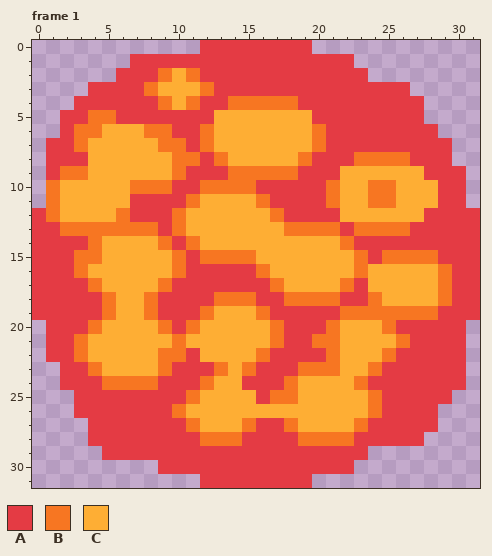
A pixel-art file gets an edit: raw/environment-spot.aseprite. Above, as it was before the edit.
32x32 pixels, 1 frame. Shown: frame 1. The commit also changed other frames, which this record leaves out.
Visible layers, top first: "firespots yellow", "firespots", "firebg".
Palette (. is transparent): A #e43b44  B #f77622  C #feae34
Pixels before, frame 1, first column x 0:
 0 ............AAAAAAAA............
 1 .......AAAAAAAAAAAAAAAA.........
 2 ......AAABCBAAAAAAAAAAAA........
 3 ....AAAABCCCBAAAAAAAAAAAAAA.....
 4 ...AAAAAABCBAABBBBBAAAAAAAAA....
 5 ..AABBAAAAAAACCCCCCCAAAAAAAA....
 6 ..ABBCCCBBAABCCCCCCCBAAAAAAAA...
 7 .AABCCCCCBBABCCCCCCCBAAAAAAAAA..
 8 .AAACCCCCCBBABCCCCCBAAABBBBAAA..
 9 .ABBCCCCCCBAAABBBBBAAACCCCCCAAA.
10 .BCCCCCBBBAABBBBAAAAABCCBBCCCAA.
11 .BCCCCCAAAABCCCCBAAAABCCBBCCCAA.
12 ABCCCCBAAABCCCCCCBAAAACCCCCCAAAA
13 AABBBBBBBABCCCCCCCBBBBABBBBAAAAA
14 AAAABCCCCBABCCCCCCCCCCBAAAAAAAAA
15 AAABBCCCCCBABBBBCCCCCCCBABBBBAAA
16 AAABCCCCCCBAAAAABCCCCCCBCCCCCBAA
17 AAAABCCCCBAAAAAAABCCCCBACCCCCBAA
18 AAAAABCCBAAAABBBAABBBBAABCCCCBAA
19 AAAAABCCBAAABCCCBAAAAABBBBBBBAAA
20 .AAABCCCCBABCCCCCBAAABCCCBAAAAA.
21 .AABCCCCCCBCCCCCCBAABBCCCCBAAAA.
22 .AABCCCCCBBACCCCBAAAABCCCBAAAAA.
23 ..AABCCCCBAAABCBAAABBBCCBAAAAAA.
24 ..AAABBBBAAABCCAAABCCCCBAAAAAAA.
25 ...AAAAAAAABCCCCABBCCCCCBAAAAA..
26 ...AAAAAAABCCCCCCCCCCCCCBAAAA...
27 ....AAAAAAABCCCBAABCCCCBAAAAA...
28 ....AAAAAAAABBBAAAABBBBAAAAA....
29 .....AAAAAAAAAAAAAAAAAAA........
30 .........AAAAAAAAAAAAAA.........
31 ............AAAAAAAA............
Once edited:
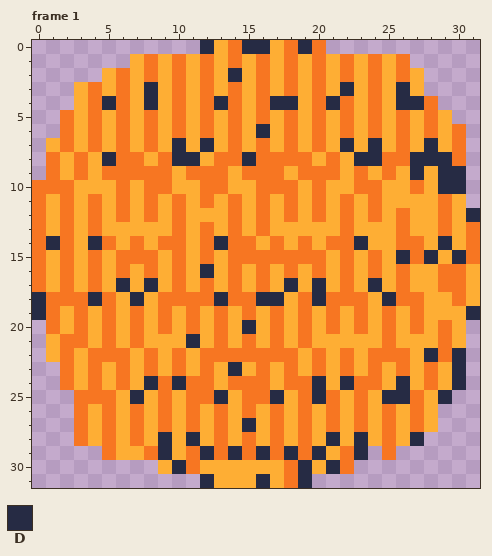
Colours new in this view: D #262b44
Log entry: making changes to fire environment spot
Diff:
layer "firedetails" added
layer "firespots" removed
layer "firespots yellow" removed
Changed rows in their new state; - is an unchanged pixel.
Frame 1, layers "firedetails", "firebg":
first column x 0:
 0 ------------DCBDDCBDB-----------
 1 -------CBCBCBCBCBCBCBCBCBCB-----
 2 -----CBCBCBCBCDCBCBCBCBCBCBC----
 3 ---CBCBCD-B--CBCBCBCBCDCBCDC----
 4 ---CBDBCDCBCBD-C-DDCBDBCBCDDB---
 5 --BC-CBCBCBCB-B-B-B-BCBCBCBCBC--
 6 --BC--B--CBC--B-D-B--CBCBCBCBCB-
 7 -CBCB-B-BCDCD-B-B-B--CDCDCBCDCB-
 8 -BCB-DBB-BDDC-BDBBB-CBCDD--DDDB-
 9 -BC--BBBBBCBBBC---CBBB-B-B-DCDD-
10 B-B---BC--CC--CCBBBCBC-B-C-B-DD-
11 BCB-B-BCBCBCB-B--CBCBCB--C---BC-
12 BCB-B--CBC----B-BCBCBCB-B-B-CBCD
13 BC-C-CCCCC--B-B-B-CCCCBCCC-CCBCB
14 BDBCDB-B--BCBDBB-B-B-B-DCCBBCDCB
15 BCBC--BBB--C-C--BBBBB-BCBCD-DCDB
16 BCBCB-B-B--CDCBC--B-B-BCB-B---BC
17 BCBC--D-DCBCBCBCBCD-D--CD-B---BC
18 DBBBD--DCBBBBD--DDC-D-BBCDBB-CBC
19 DBCBC--BCBCBCB-BCBCBCBC-C-C-CCCD
20 -BCBCB-B--C--B-D--CBC--B--CBCBC-
21 -CB--B-B--CD-B-B--CBCC---BCCCBC-
22 -CBCBBB-BC-CBBBB-BBCBCB-B-BCDBD-
23 --BC--B-BCBCBCDCBCBC-CB--CBCBCD-
24 --BCBC-CDBDB--BBBC-BD-D-BCDCBCD-
25 ---BBBCDCBC-BD-BBDCBDB-BCDDBCD--
26 ---BCBCBCBCB-B-B-B-B-B-BCBCBC---
27 ---BCBCBCBC--B-DCBCB-B--CBCBC---
28 ---BCBCBCDCDC-CBCBC-CDCDCBCD----
29 -----BCCBDCBDBDBDBDBDCBD-B------
30 ---------CDBCCCCCCBDCDB---------
31 ------------DCCCDCBD------------
Boxes around the changes in both pictures, in picture pixels (x1, y1, x2, y2):
changed: (32, 40, 480, 488)
